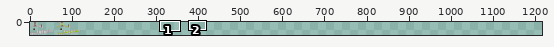
A sprite sheet gets an edit: src/main/resources/mpp_resourcepack/assets/minecraft/textures/models/armor/leather_layer_1.png. Above: a wide view before the commit, with the close-up outlined.
Close-up. Before the edit:
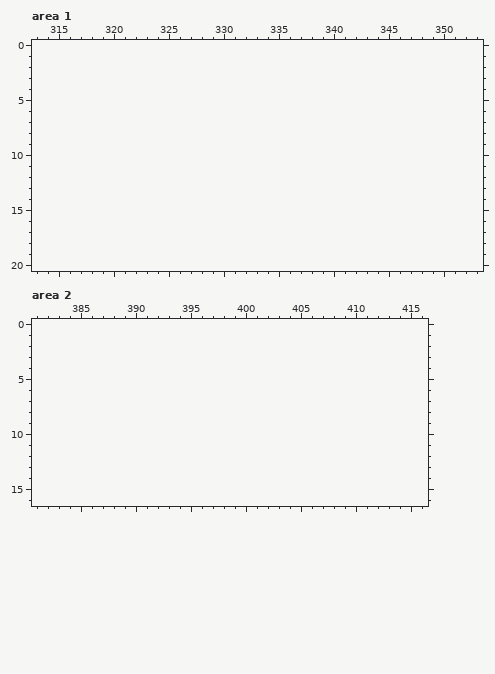
The file is 128x32 pixels. Pixels under 10% opacity are left out. Colours within 5 levels of each other are drawn and written as one. Shown: area 1: x 313..353, y 0..20; area 2: x 381..416, y 0..16. The old version is drawn lined up with the new one, on the new canvas. The commit also changed other parts of the picture, which this record leaves out.
Palette (. is transparent): 
After the commit:
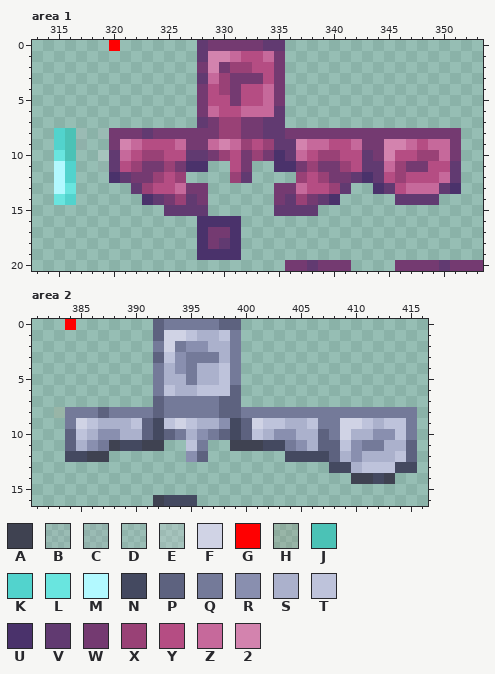
Colours new in this view: A #3f4251  B #aeaeb626  C #aeaeb62f  D #c0c0c621  E #d4d4d842  F #d0d3e5  G #ff0001  H #a57a5121  J #4bc2b6  K #52d3cd  L #69e5df  M #b2f9ff  N #444960  P #5d627f  Q #747a99  R #898faf  S #abb1cc  T #bec3db  U #4a326b  V #613a71  W #743a71  X #994176  Y #b54d83  Z #c6699b  2 #d383ae
From old to new:
canvas 128x32 -> 1216x32
Changed rows in their new state; - is an unchanged pixel.
Area 1:
first column x 315:
 0 -----G-------VWWWWWVV------------------
 1 -------------V22ZYYZW------------------
 2 -------------W2WXXYYW------------------
 3 -------------VZXWWWYW------------------
 4 -------------WYXWYYZW------------------
 5 -------------WYYWYYZW------------------
 6 -------------WZYYZZZV------------------
 7 -------------VWXXWWVV------------------
 8 KJC-CWWWVWWWWWWXXWWVVWWWWWWWWWWWWWWWW--
 9 KJB--W2ZYYYZWWZ2ZXYXVV2ZZYYZWW22ZYZZW--
10 LJ--EVZYXXYYVVWXYWXWUVZYXXYYVW2YYXXZW--
11 MK--DVYXWWXWUU--YW--UUWXWWXYVVZXWWYYV--
12 MK---UVWWXYX----XV----XYXWWVUVYXYYYZV--
13 ML-----VXYYZWW------WWZYYXV--UVYZZZVU--
14 LK------UVWXVW------WVXWVU-----VVVV----
15 ----------VVVV------VVVV---------------
16 -------------UUUU----------------------
17 -------------UWWU----------------------
18 -------------UWVU----------------------
19 -------------UUUU----------------------
20 ---------------------WWVWWW----WWWWVWWW
Area 2:
first column x 383:
 0 -G-------PQQQQQPP----------------
 1 ---------PFFTSSTQ----------------
 2 ---------QFQRRSSQ----------------
 3 ---------PTRQQQSQ----------------
 4 ---------QSRQSSTQ----------------
 5 ---------QSSQSSTQ----------------
 6 ---------QTSSTTTP----------------
 7 ---------PQQQQQPP----------------
 8 HQQQPQQQQPQQQQQPPQQQQQQQQQQQQQQQQ
 9 -QFTSSSTPNTFTSSRNPFTTSSTQQFFTSTTQ
10 -PTSRRSSPNPQSRQPNPTSRRSSPQFSSRRTQ
11 -PSRQANNAA--TQ--AAANNQRSPPTRQQSSP
12 -NNAA-------RP-------NNNNPSRSSSTP
13 -------------------------NNSTTTNN
14 ---------------------------AANA--
16 ---------ANNN--------------------
Pixel boxes of the changes (left, top, right, bottom) in both close-ups:
added: (54, 40, 483, 271)
added: (54, 319, 417, 506)
